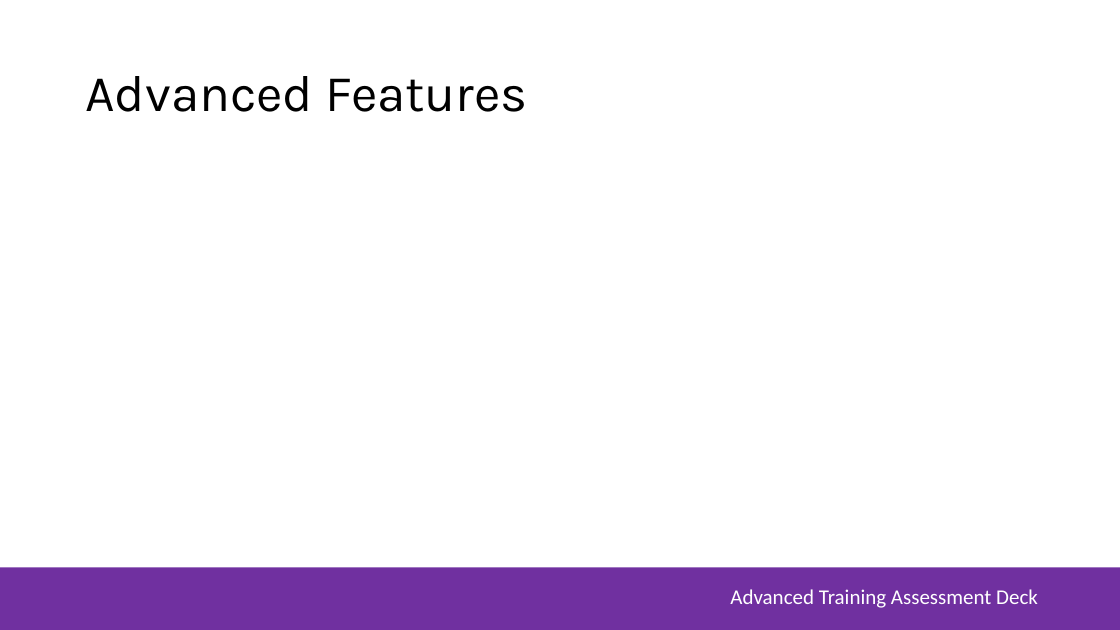
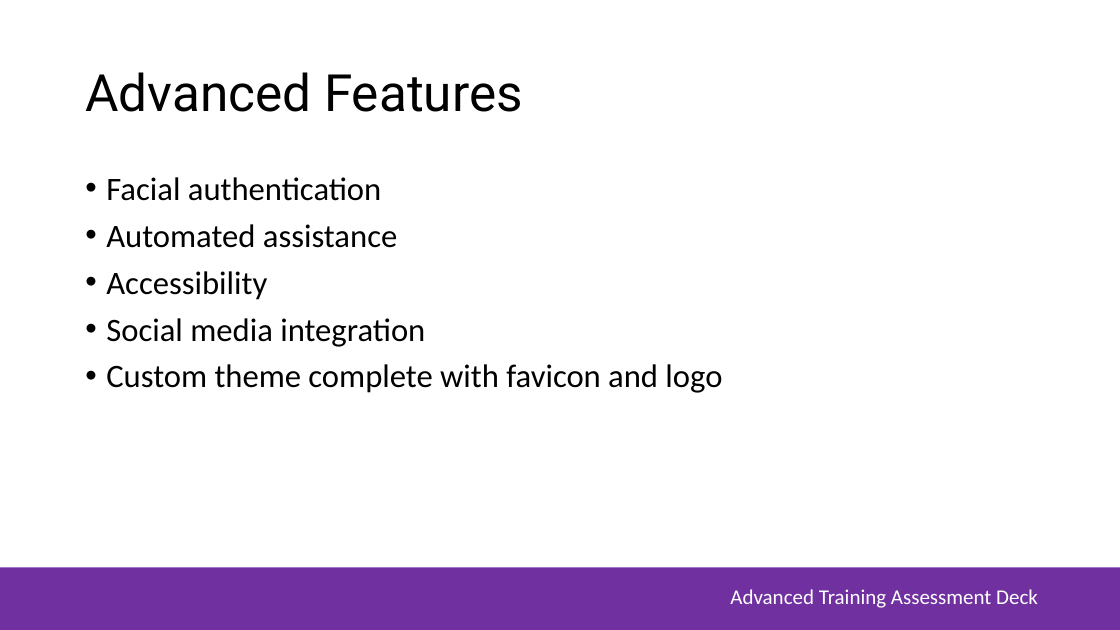
Before and after one commit to joshiefu/MSA_Phase2_WebApp, a slide deck: slide 8 of MSA-Assessment-Deck.pptx. Drawn at 1120x630 pixels with LibreOffice and Linux fonts; fonts in the diff are those of the drawing; background and template pictures are left out. Boxes give left, top, right and bottom in pixels: in the first picture for what was removed or moved away, otherwise in the second. Text is boxed around its words. In the diff, an @@ line names an element or a change of style, - is before the commit and + after.

```diff
--- a/MSA-Assessment-Deck.pptx
+++ b/MSA-Assessment-Deck.pptx
@@ title "Advanced Features" at (x1=85, y1=72, x2=523, y2=112): font Karla to Roboto @@
@@ text added at (x1=106, y1=177, x2=722, y2=393), 28 pt, text #000000 @@
+• Facial authentication
+• Automated assistance
+• Accessibility
+• Social media integration
+• Custom theme complete with favicon and logo
```
Also in this commit, not shown: 5 other slides changed, 6 slides added, 3 slides removed.
